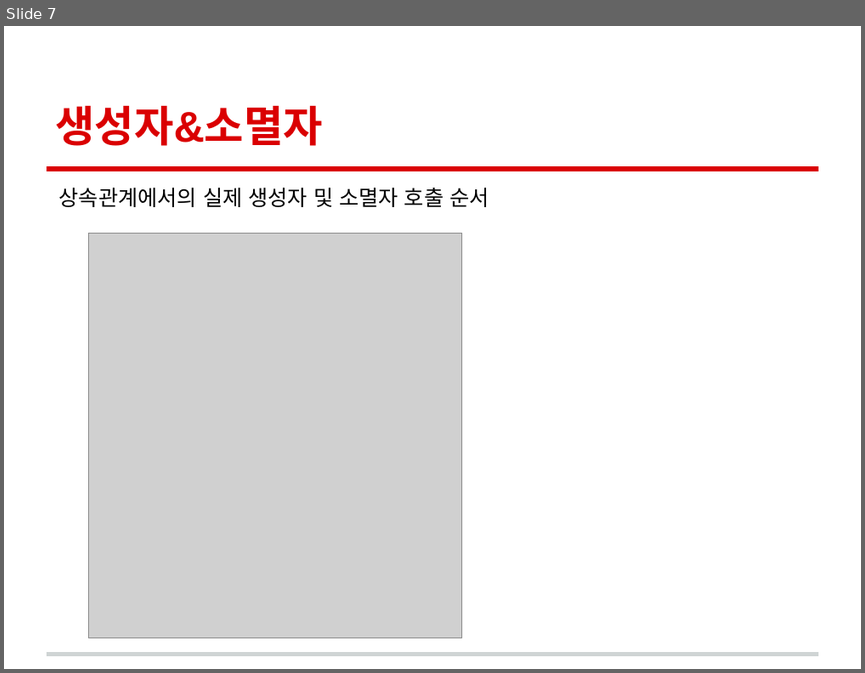
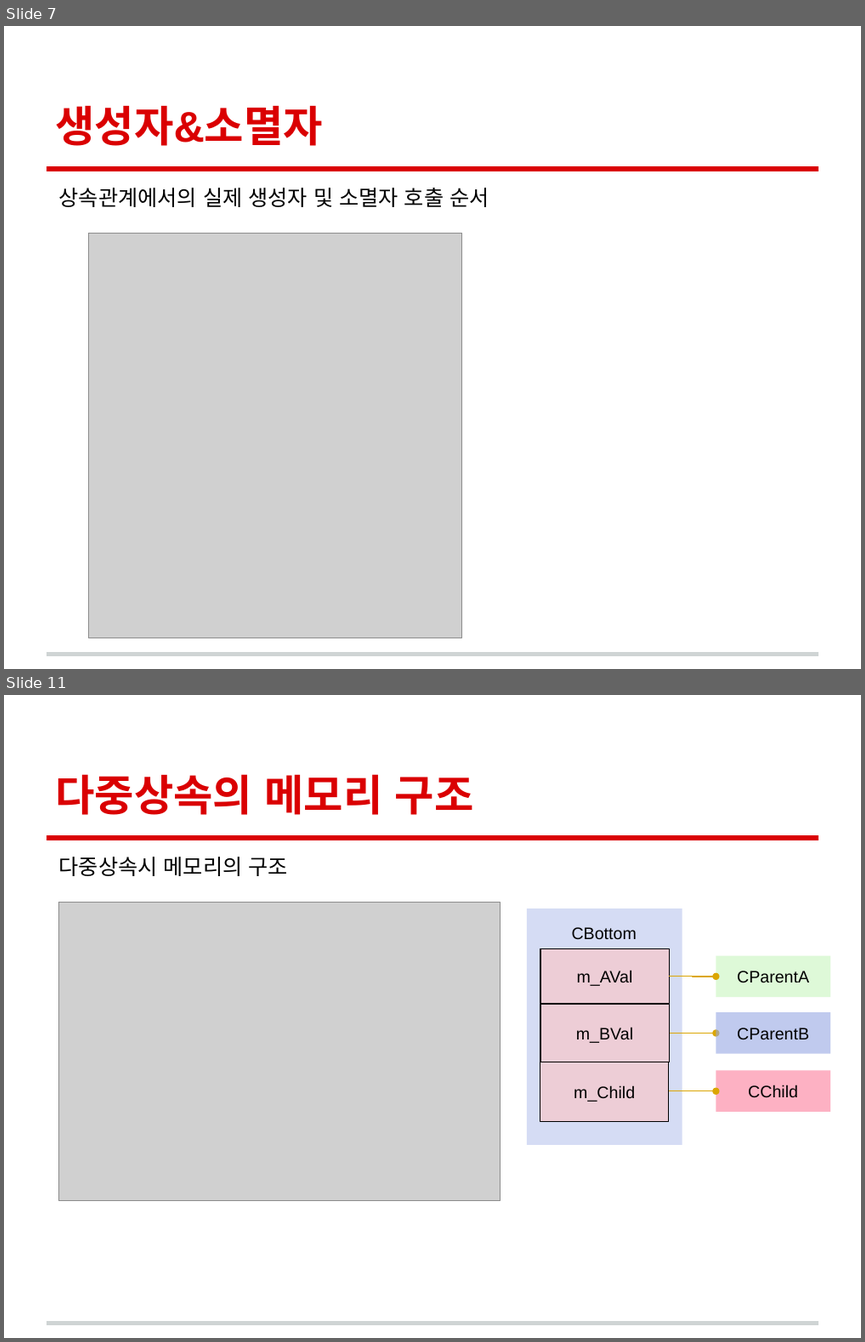
Before and after one commit to woong20123/Study, a slide deck: C++Study/06.Class/챕터6.클래스.pptx. Shown one above the other, each under a label of ours: slide 7 before the commit, slides 7 and 11 after it; the slides between them are not shown. The pictures are 865x673 and 865x1342 pixels, drawn with LibreOffice and Linux fonts; fonts in the diff are those of the drawing; grey boxes stand for pictures. Boxes give left, top, right and bottom in pixels: in the first picture for what was removed or moved away, otherwise in the second. Text is boxed around its words. In the diff, an @@ line names an element or a change of style, - is before the commit and + after.

```diff
--- a/C++Study/06.Class/챕터6.클래스.pptx
+++ b/C++Study/06.Class/챕터6.클래스.pptx
@@ slide 11 added at box(4, 695, 861, 1338), background #FFFFFF; not listed: 2 template elements that a slide beside it also shows @@
@@ title added at box(55, 774, 474, 815), 36 pt, text #DA0002, bold @@
+다중상속의 메모리 구조
@@ text added at box(59, 857, 287, 876), 18 pt, text #000000 @@
+다중상속시 메모리의 구조
@@ picture added at box(59, 902, 500, 1201) @@
@@ group added at box(527, 908, 831, 1145): 7 rectangles, 2 elbow arrows, 1 text, 1 arrow @@
+CParentA
+m_AVal
+CParentB
+m_BVal
+CBottom
+m_Child
+CChild
```
Also in this commit, not shown: 2 slides changed, 9 other slides added, 2 other files.
